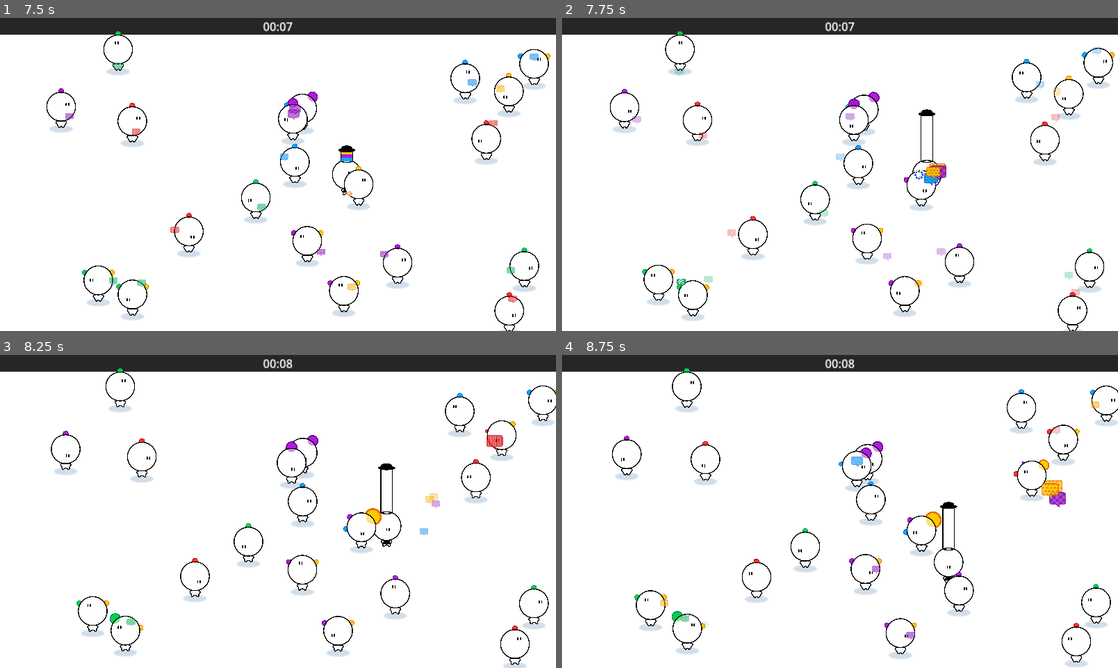
Above: before the commit, frames 1-4 (two rows, left to right).
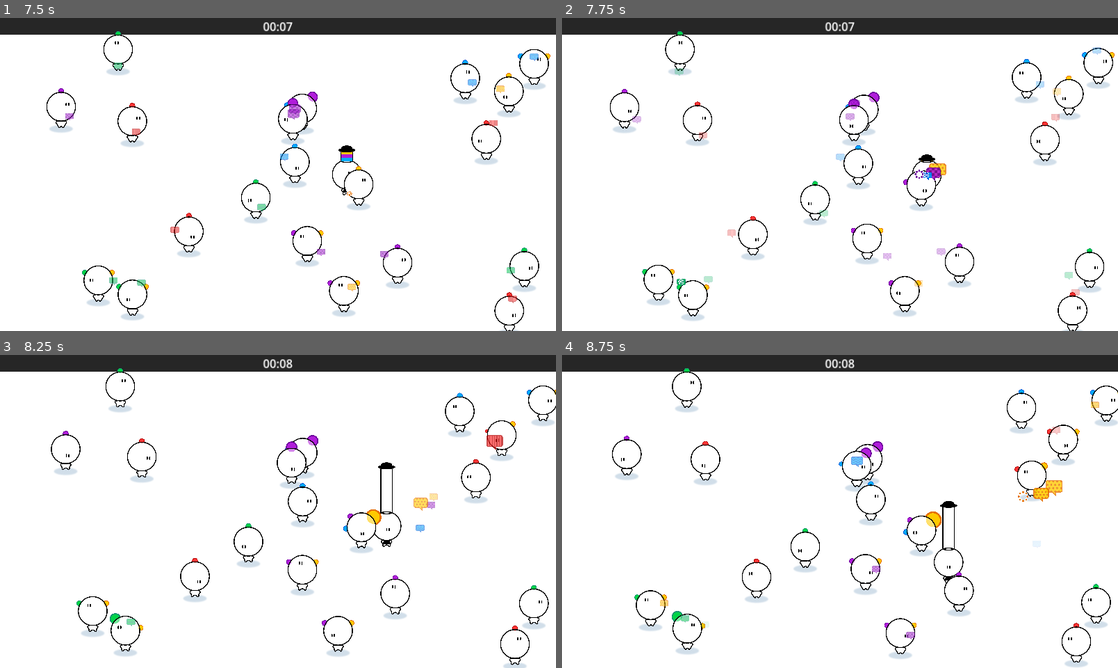
Above: after the commit, the same moments.

Repository: haihala/mankind-knew
Game: Godot game, scene res://world.tscn
Two runs of this game, one before a commit and one after it. Both use one fixed random seed, a clock stepped at 60 frames per second and the inputs below.
Inputs:
- Up to frame 1 (7.5 s): hold D (move_right) 0.53-1.28 s; hold S (move_down) 1.28-2.03 s; hold D (move_right) 2.03-2.78 s; hold W (move_up) 2.78-3.53 s; hold A (move_left) 3.53-5.03 s; hold S (move_down) 5.03-5.78 s; hold D (move_right) 5.78-6.53 s; hold W (move_up) 6.53-7.28 s; hold D (move_right) from 7.28 s (still down)
- Up to frame 2 (7.75 s): keep holding D (move_right)
- Up to frame 3 (8.25 s): release D (move_right) at 8.03 s; hold S (move_down) from 8.03 s (still down)
- Up to frame 4 (8.75 s): keep holding S (move_down)

Frame 1 is identical in both runs. In frame 2, 0.3% of the frame differs, in the area x 61-70%, y 29-56%; in frame 3, 0.2%; in frame 4, 0.4%, in the area x 68-91%, y 33-50%.

Commit message:
Remove double shot idea

Diff:
--- a/godot-project/player.gd
+++ b/godot-project/player.gd
@@ -73,7 +73,6 @@
 		releasing = false
 	else:
 		shoot()
-		shoot()
 
 func shoot() -> void:
 	var projectile = projectile_scene.instantiate()
